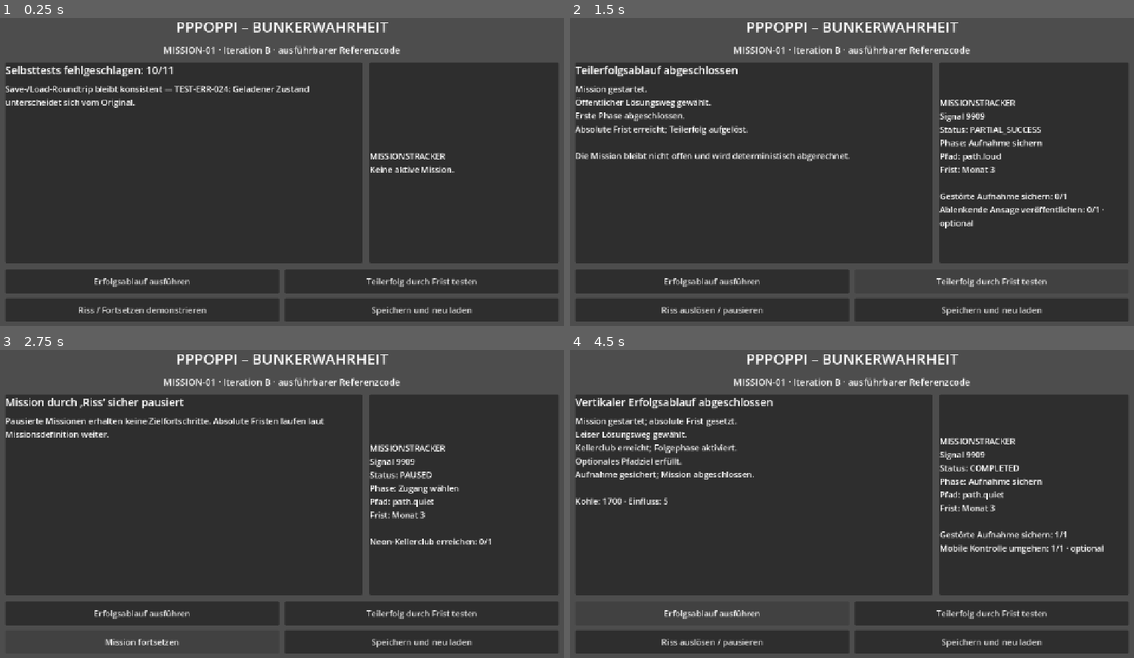
Above: before the commit, frames 1-4 (two rows, left to right).
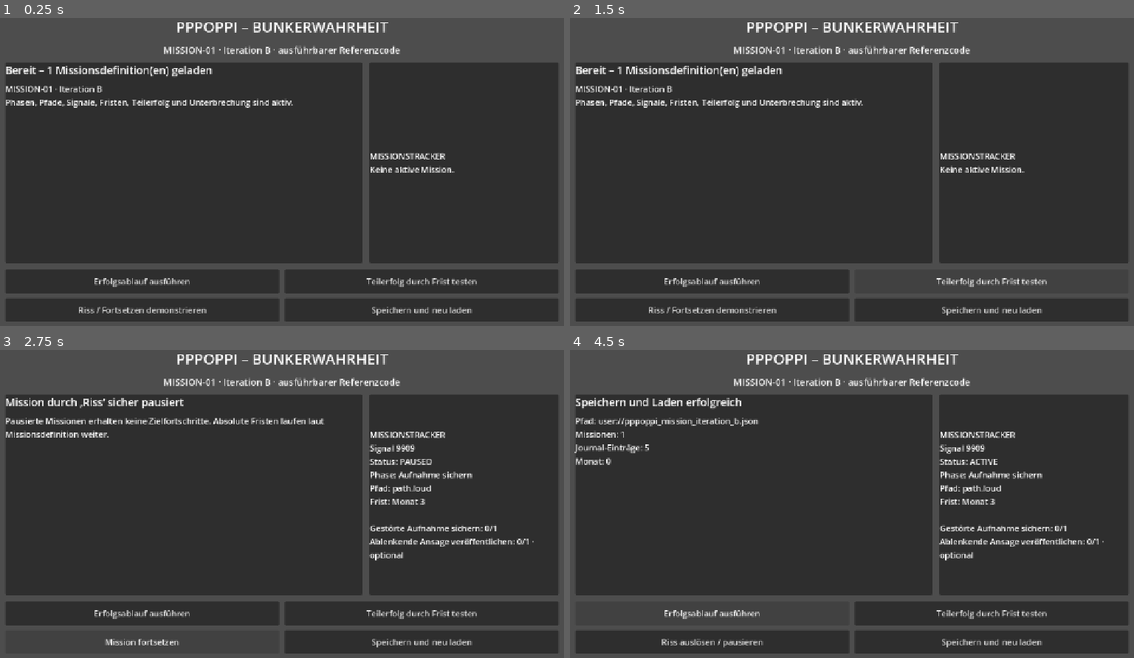
Above: after the commit, the same moments.

Repository: provoware/GAME2026
Game: Godot game, scene res://scenes/main/main.tscn
Two runs of this game, one before a commit and one after it. Both use one fixed random seed, a clock stepped at 60 frames per second and the inputs below.
Inputs:
- Up to frame 1 (0.25 s): no input
- Up to frame 2 (1.5 s): click "Erfolgsablauf ausführen" at 0.5 s; click "Teilerfolg durch Frist testen" at 1.25 s
- Up to frame 3 (2.75 s): click "Riss auslösen / pausieren" (after the commit: "Riss / Fortsetzen demonstrier…") at 2 s
- Up to frame 4 (4.5 s): click "Mission fortsetzen" at 2.75 s; click "Speichern und neu laden" at 3.5 s; click "Erfolgsablauf ausführen" at 4.25 s

The runs differ from the first frame. In frame 1, 2.1% of the frame differs, in the area x 1-55%, y 15-30%; in frame 2, 5.2%; in frame 3, 2.0%; in frame 4, 6.0%, in the area x 0-95%, y 15-69%.
Error after the commit: Invalid call. Nonexistent function 'capture_checkpoint' in base 'RefCounted (MissionInstanceState)'. (res://scripts/mission/effects/set_mission_phase_effect.gd…

Commit message:
Capture safe checkpoint on mission phase changes

Diff:
--- a/scripts/mission/effects/set_mission_phase_effect.gd
+++ b/scripts/mission/effects/set_mission_phase_effect.gd
@@ -33,29 +33,25 @@
 	instance.current_phase_id = new_phase_id
 	if not instance.visited_phases.has(new_phase_id):
 		instance.visited_phases.append(new_phase_id)
-	(
-		state
-		. journal
-		. append(
-			{
-				"type": "mission_phase_change",
-				"mission_id": mission_id,
-				"before": old_phase_id,
-				"after": new_phase_id,
-				"month_index": state.campaign_month_index,
-			}
-		)
+	instance.capture_checkpoint(new_phase_id, state.campaign_month_index, "phase_entered")
+	state.journal.append(
+		{
+			"type": "mission_phase_change",
+			"mission_id": mission_id,
+			"before": old_phase_id,
+			"after": new_phase_id,
+			"checkpoint": instance.resume_checkpoint.duplicate(true),
+			"month_index": state.campaign_month_index,
+		}
 	)
-	var event := (
-		DomainEvent
-		. new(
-			"MissionPhaseChanged",
-			{
-				"mission_id": mission_id,
-				"before": old_phase_id,
-				"after": new_phase_id,
-			},
-			state.campaign_month_index
-		)
+	var event := DomainEvent.new(
+		"MissionPhaseChanged",
+		{
+			"mission_id": mission_id,
+			"before": old_phase_id,
+			"after": new_phase_id,
+			"checkpoint": instance.resume_checkpoint.duplicate(true),
+		},
+		state.campaign_month_index
 	)
 	return GameResult.success({"events": [event]})
